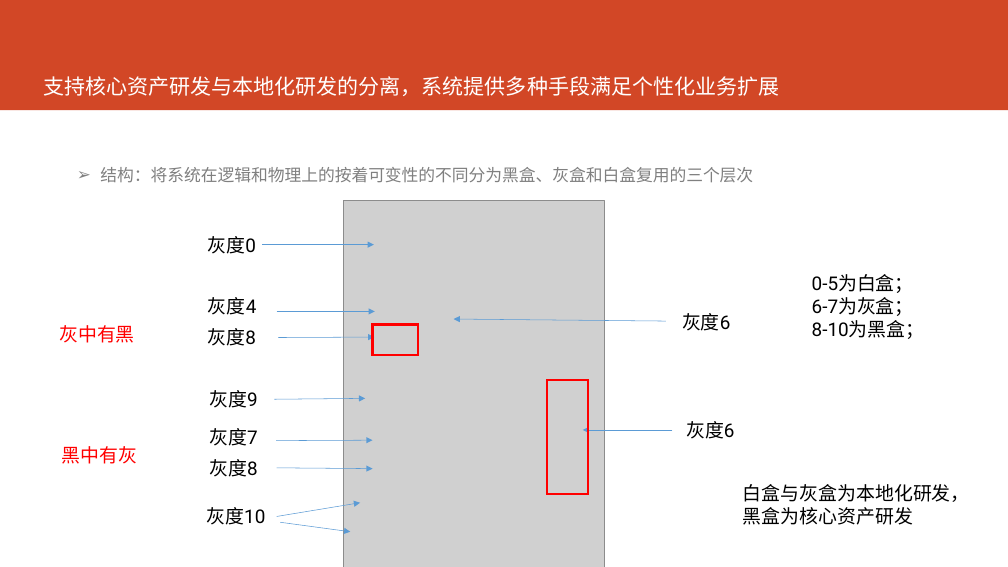
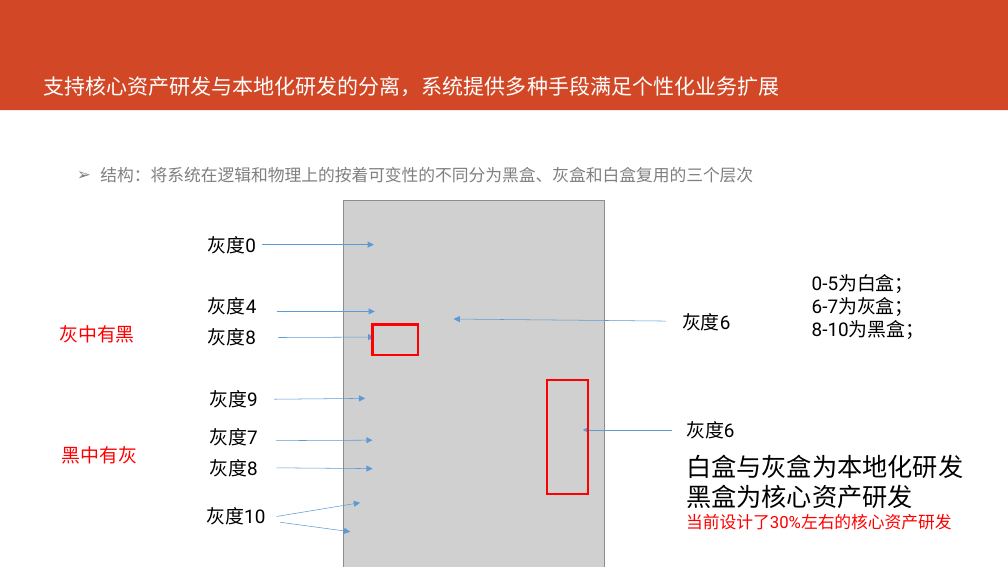
Before and after one commit to AppSecAI-TEST/hospital, a slide deck: slide 9 of doc/EVE新一代HIS核心系统.pptx. Drawn at 1008x567 pixels with LibreOffice and Linux fonts; fonts in the diff are those of the drawing; grey boxes stand for pictures. Boxes give left, top, right and bottom in pixels: in the first picture for what was removed or moved away, otherwise in the second. Text is boxed around its words. In the diff, an @@ line names an element or a change of style, - is before the commit and + after.

```diff
--- a/doc/EVE新一代HIS核心系统.pptx
+++ b/doc/EVE新一代HIS核心系统.pptx
@@ text at (686,454,963,530): text changed; size 18 to 24 pt @@
-白盒与灰盒为本地化研发，黑盒为核心资产研发
+白盒与灰盒为本地化研发黑盒为核心资产研发
+当前设计了30%左右的核心资产研发
```
Also in this commit, not shown: 4 other slides changed, 1 other file.
